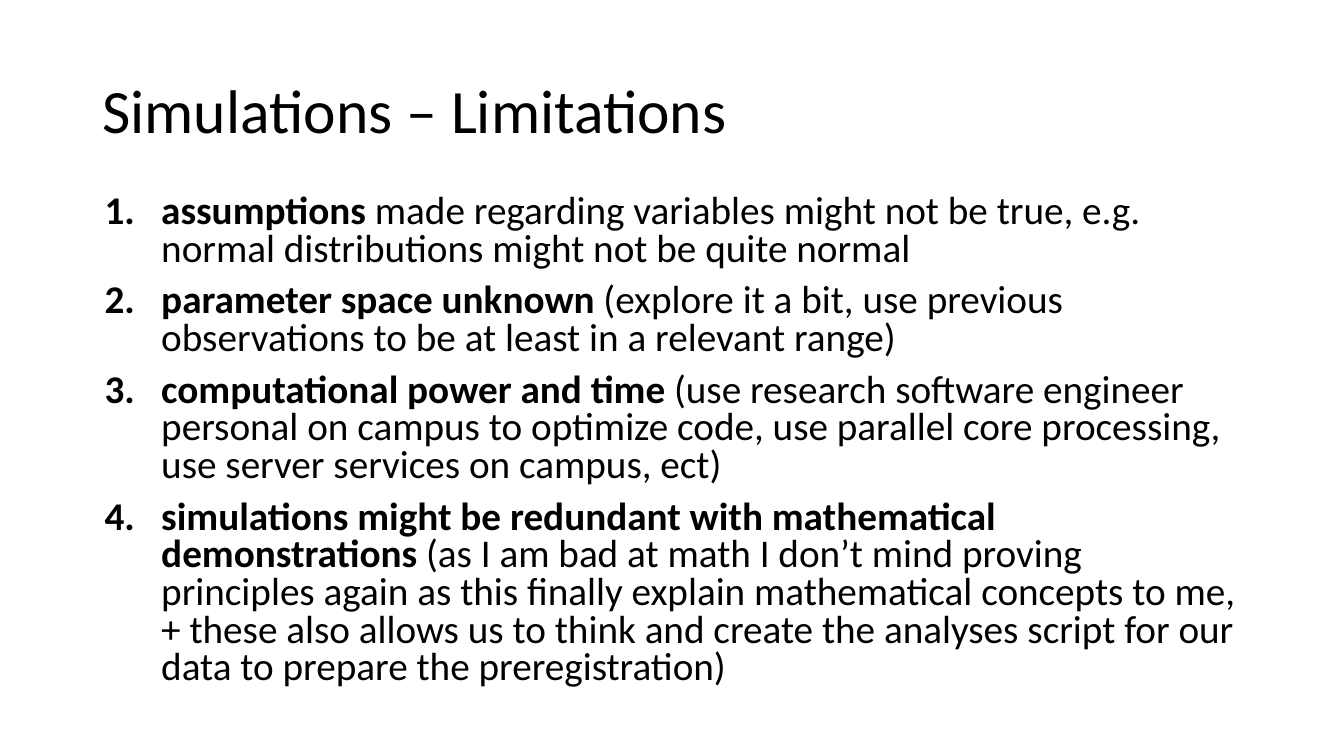
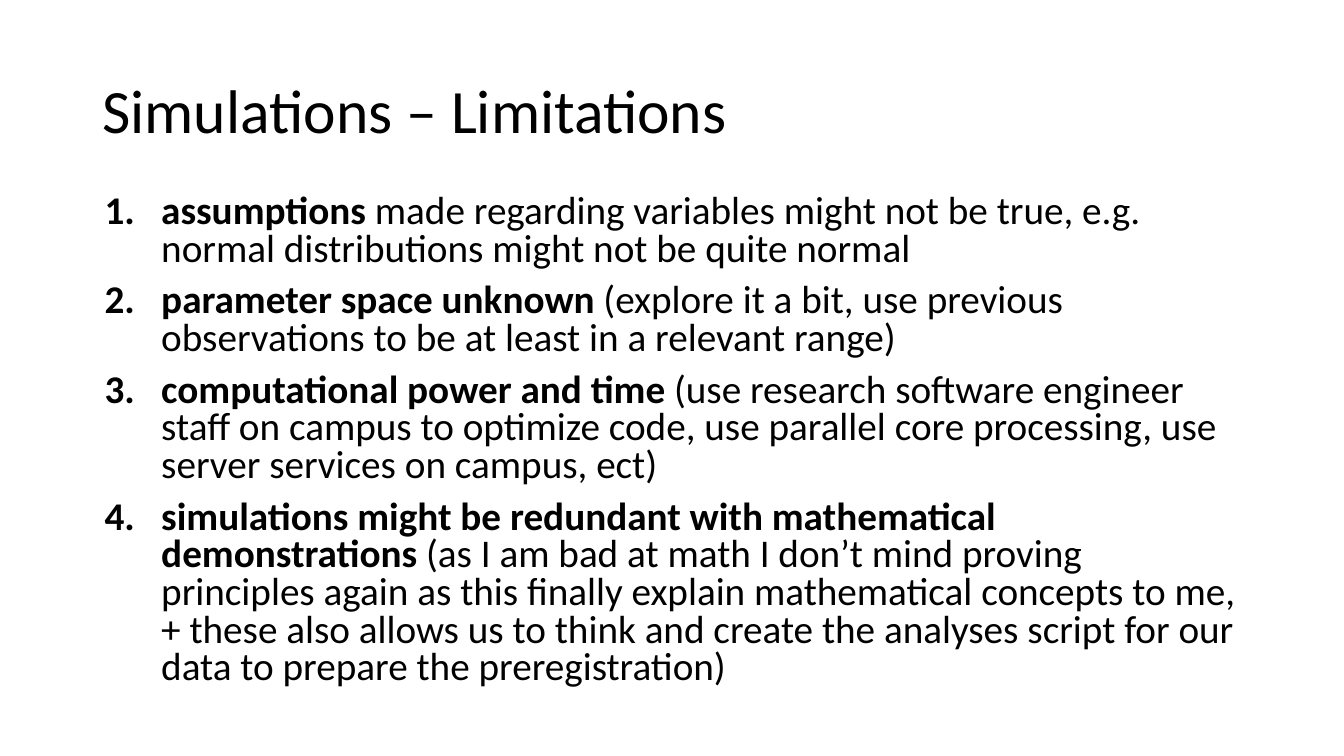
Before and after one commit to MalikaIhle/simulation_course, a slide deck: slide 37 of 6_Simulations.pptx (slide 35 before the commit). Drawn at 1344x756 pixels with LibreOffice and Linux fonts; fonts in the diff are those of the drawing. Boxes give left, top, right and bottom in pixels: in the first picture for what was removed or moved away, otherwise in the second. Text is boxed around its words. In the diff, an @@ line names an element or a change of style, - is before the commit and + after.

```diff
--- a/6_Simulations.pptx
+++ b/6_Simulations.pptx
@@ text at [161, 374, 1216, 485]: text changed @@
-3. computational power and time (use research software engineer personal on campus to optimize code, use parallel core processing, use server services on campus, ect)
+3. computational power and time (use research software engineer staff on campus to optimize code, use parallel core processing, use server services on campus, ect)
```
Also in this commit, not shown: 12 other slides changed, 4 slides added, 2 slides removed.
